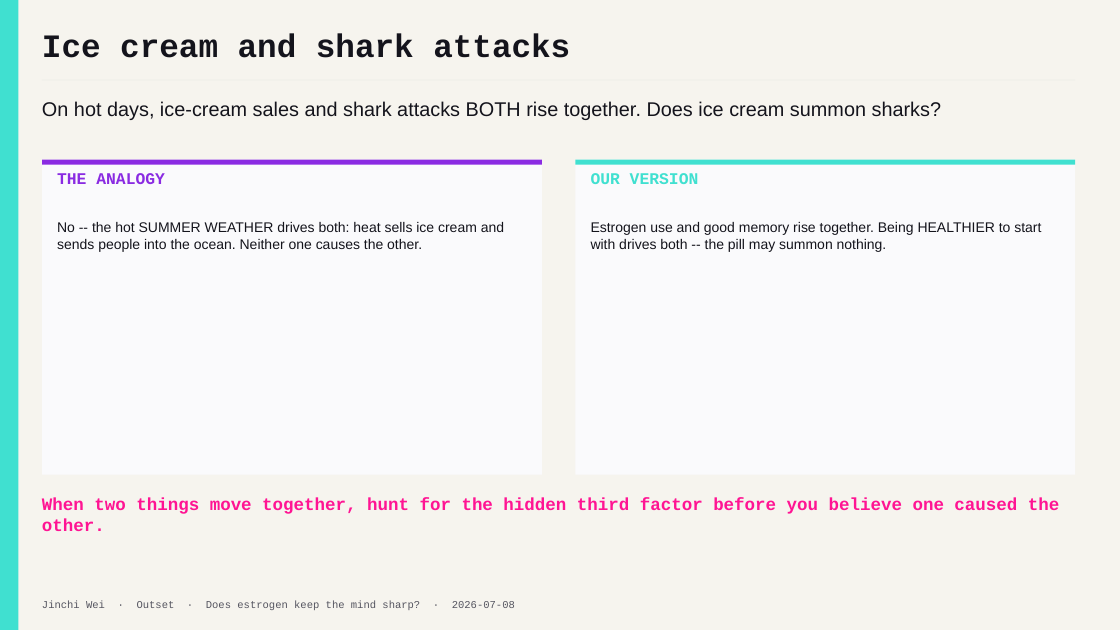
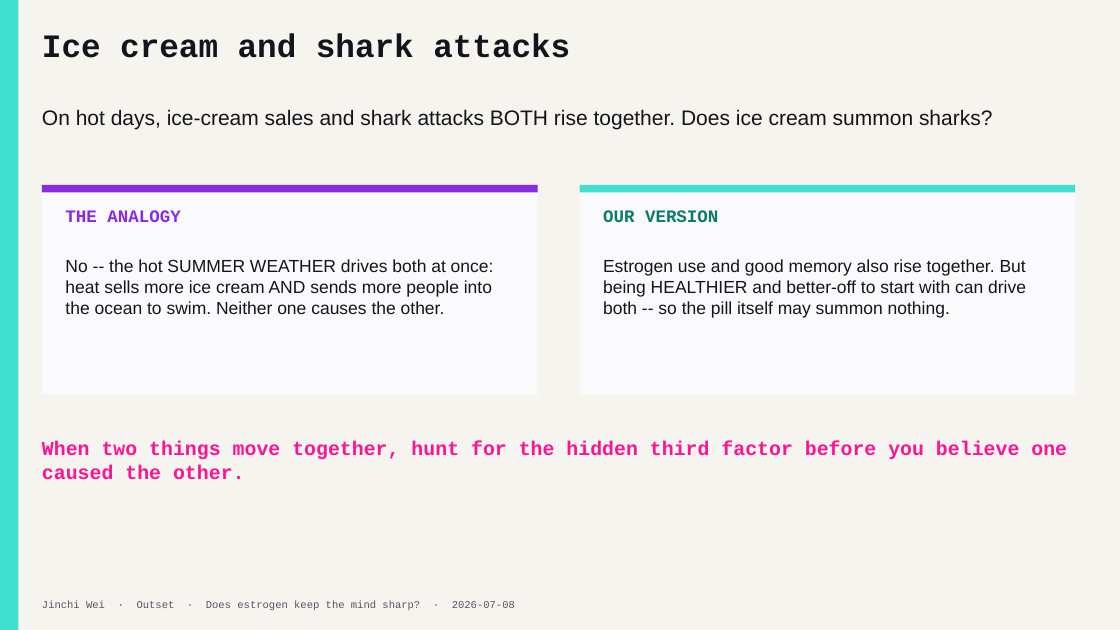
Before and after one commit to jinchiwei/outset-ai-healthcare, a slide deck: slide 6 of solutions/g6_estrogen/slides/g6_estrogen.pptx. Drawn at 1120x630 pixels with LibreOffice and Linux fonts; fonts in the diff are those of the drawing. Boxes give left, top, right and bottom in pixels: in the first picture for what was removed or moved away, otherwise in the second. Text is boxed around its words. In the diff, an @@ line names an element or a change of style, - is before the commit and + after.

```diff
--- a/solutions/g6_estrogen/slides/g6_estrogen.pptx
+++ b/solutions/g6_estrogen/slides/g6_estrogen.pptx
@@ text "On hot days, ice-cream sales ...": place and size @@
-text "On hot days, ice-cream sales ..." at [42, 101, 942, 120]
+text "On hot days, ice-cream sales ..." at [42, 109, 992, 130]
@@ text "On hot days, ice-cream sales ..." at [42, 109, 992, 130]: size 17 to 18 pt @@
@@ rectangle: place and size @@
-rectangle at [42, 160, 542, 165]
+rectangle at [42, 185, 538, 192]
@@ rectangle: place and size @@
-rectangle at [42, 160, 542, 475]
+rectangle at [42, 185, 538, 395]
@@ text "THE ANALOGY": place and size @@
-text "THE ANALOGY" at [57, 173, 165, 184]
+text "THE ANALOGY" at [65, 210, 180, 222]
@@ text "THE ANALOGY" at [65, 210, 180, 222]: size 14 to 15 pt @@
@@ rectangle: place and size @@
-rectangle at [576, 160, 1075, 165]
+rectangle at [580, 185, 1075, 192]
@@ rectangle: place and size @@
-rectangle at [576, 160, 1075, 475]
+rectangle at [580, 185, 1075, 395]
@@ text "OUR VERSION": place and size @@
-text "OUR VERSION" at [591, 173, 699, 184]
+text "OUR VERSION" at [603, 210, 718, 222]
@@ text "OUR VERSION" at [603, 210, 718, 222]: size 14 to 15 pt, text colour #40E0D0 to #0C7A6A @@
@@ text at [65, 259, 494, 314]: text changed; size 12 to 15 pt @@
-No -- the hot SUMMER WEATHER drives both: heat sells ice cream and sends people into the ocean. Neither one causes the other.
+No -- the hot SUMMER WEATHER drives both at once: heat sells more ice cream AND sends more people into the ocean to swim. Neither one causes the other.
@@ text at [603, 259, 1026, 318]: text changed; size 12 to 15 pt @@
-Estrogen use and good memory rise together. Being HEALTHIER to start with drives both -- the pill may summon nothing.
+Estrogen use and good memory also rise together. But being HEALTHIER and better-off to start with can drive both -- so the pill itself may summon nothing.
@@ text "When two things move together, ...": place and size @@
-text "When two things move together, ..." at [42, 498, 1059, 531]
+text "When two things move together, ..." at [42, 441, 1067, 480]
@@ text "When two things move together, ..." at [42, 441, 1067, 480]: size 15 to 17 pt; vertical alignment top to middle @@
```
Also in this commit, not shown: 6 other slides changed, 3 other files.
